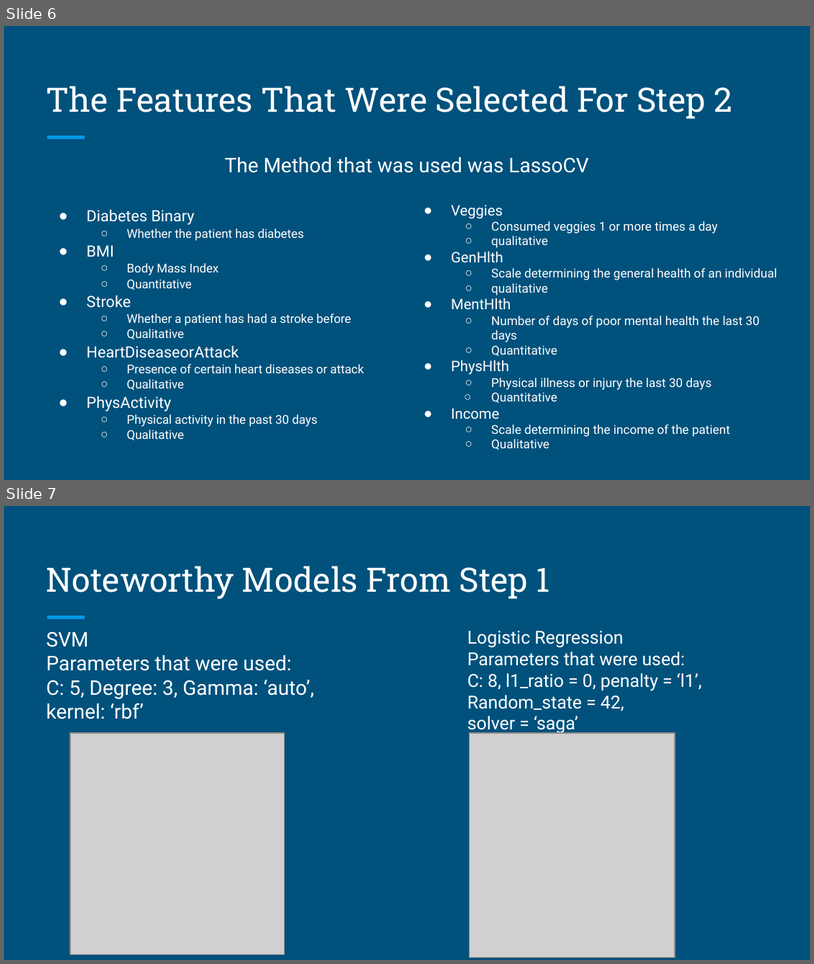
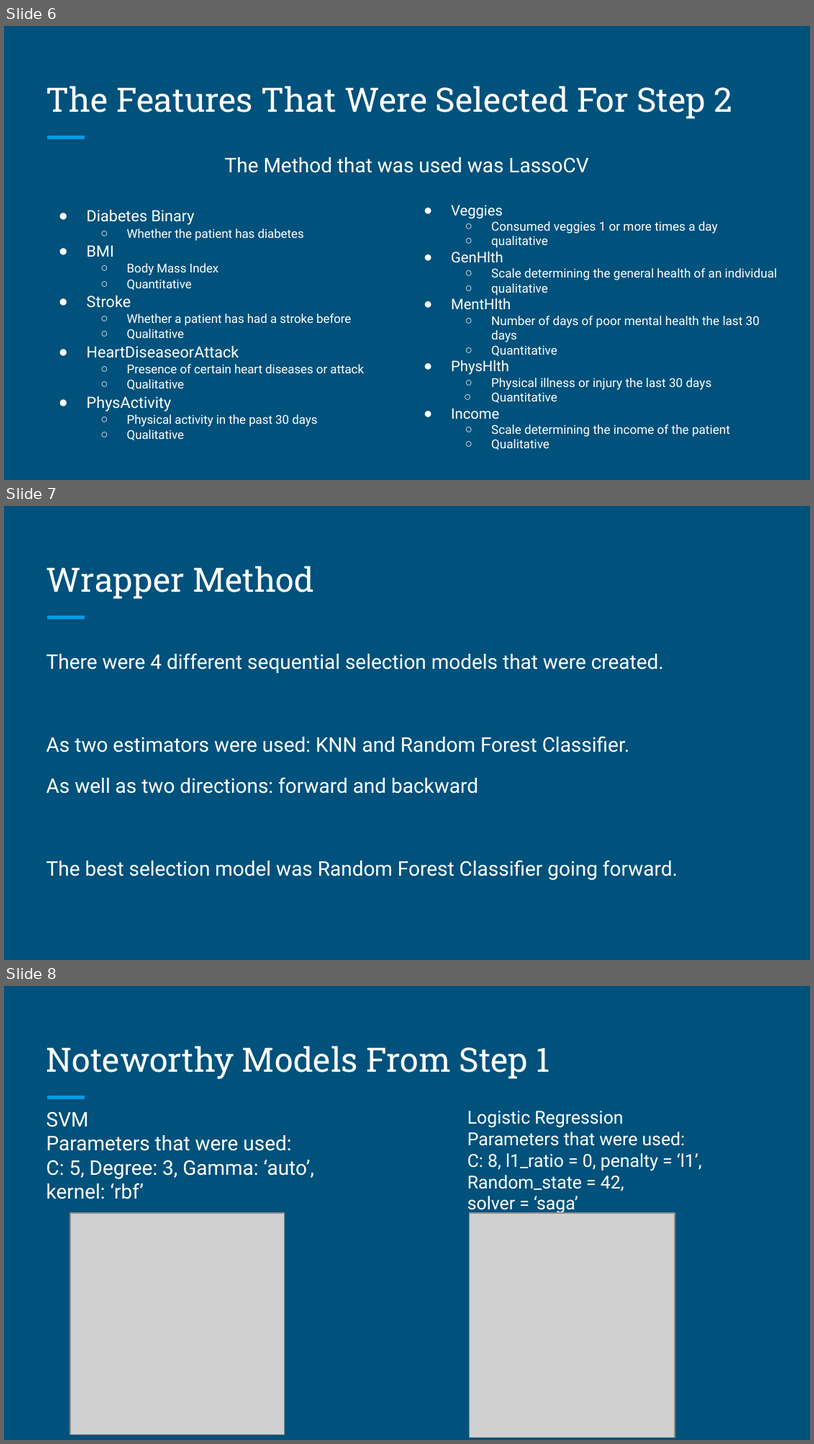
Before and after one commit to Beyond-Image/EDS-Project, a slide deck: Group_20_presentation.pptx. Shown one above the other, each under a label of ours: slides 6 and 7 before the commit, slides 6, 7 and 8 after it. The pictures are 814x964 and 814x1444 pixels, drawn with LibreOffice and Linux fonts; fonts in the diff are those of the drawing; grey boxes stand for pictures. Boxes give left, top, right and bottom in pixels: in the first picture for what was removed or moved away, otherwise in the second. Text is boxed around its words. In the diff, an @@ line names an element or a change of style, - is before the commit and + after.

```diff
--- a/Group_20_presentation.pptx
+++ b/Group_20_presentation.pptx
@@ slide 7 added at bbox=[4, 506, 810, 960], background #00517C; not listed: 1 template element that a slide beside it also shows @@
@@ title added at bbox=[46, 566, 314, 599], 30 pt, text #FFFFFF @@
+Wrapper Method
@@ text added at bbox=[46, 653, 678, 880], 18 pt, text #FFFFFF @@
+There were 4 different sequential selection models that were created.
+As two estimators were used: KNN and Random Forest Classifier.
+As well as two directions: forward and backward
+The best selection model was Random Forest Classifier going forward.
@@ what was slide 7 is now slide 8 @@
```
Also in this commit, not shown: 2 slides changed.
